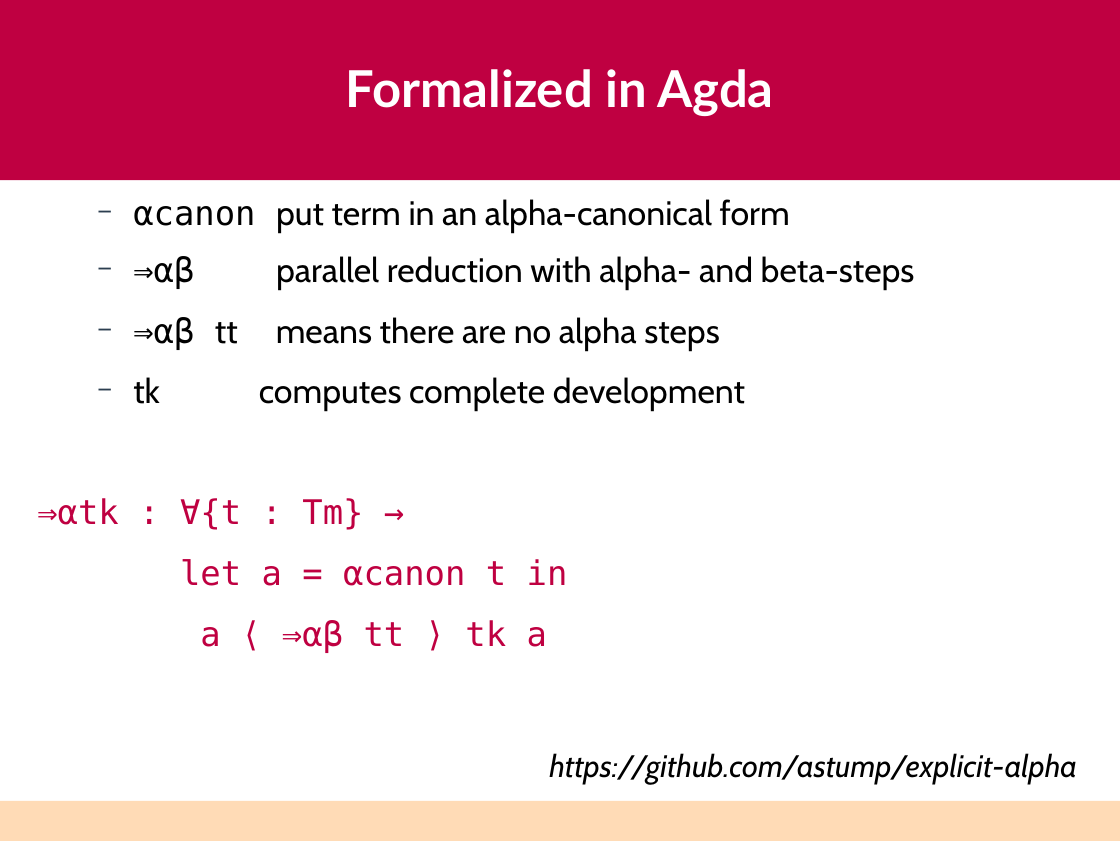
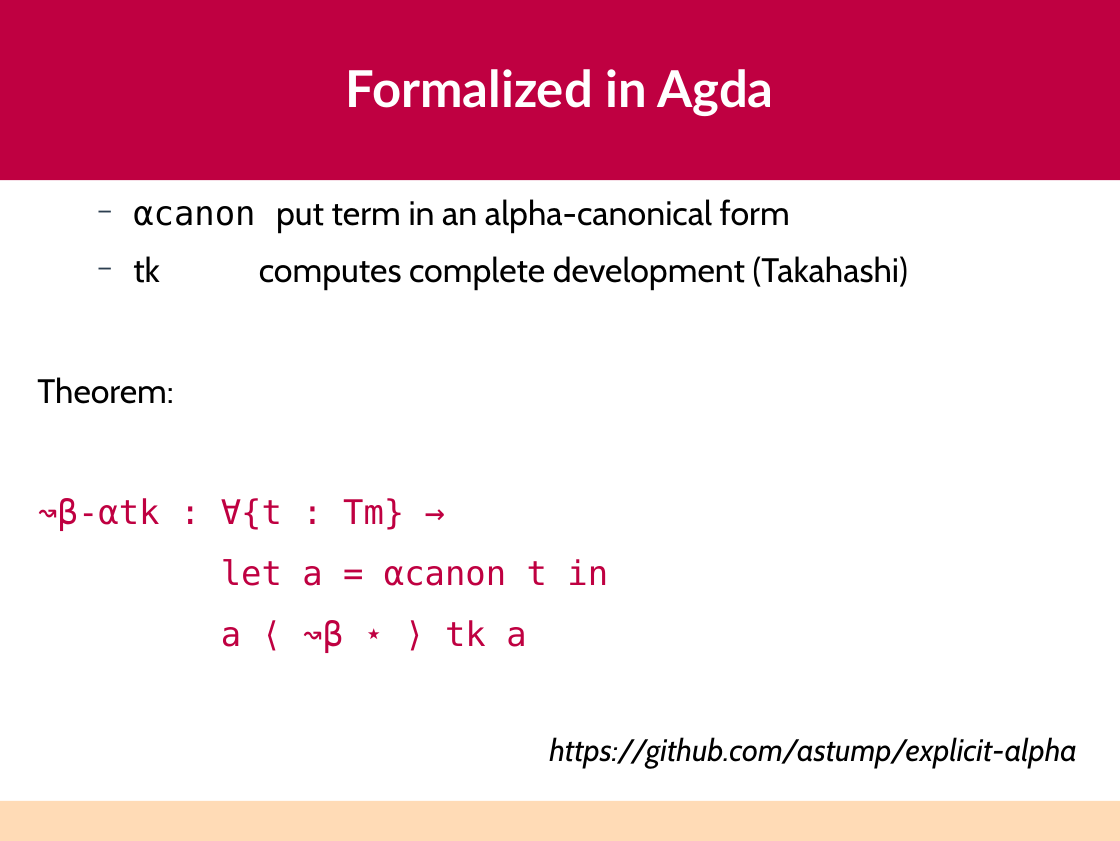
Before and after one commit to astump/explicit-alpha, a slide deck: slide 22 of talks/haskell-2026-lightning-talk/aaron-stump-haskell-2026.odp (slide 13 before the commit). Drawn at 1120x841 pixels with LibreOffice and Linux fonts; fonts in the diff are those of the drawing. Boxes give left, top, right and bottom in pixels: in the first picture for what was removed or moved away, otherwise in the second. Text is boxed around its words. In the diff, an @@ line names an element or a change of style, - is before the commit and + after.

```diff
--- a/talks/haskell-2026-lightning-talk/aaron-stump-haskell-2026.odp
+++ b/talks/haskell-2026-lightning-talk/aaron-stump-haskell-2026.odp
@@ text at (37,256,908,531): text changed @@
-  − ⇒αβ parallel reduction with alpha- and beta-steps
-  − ⇒αβ tt means there are no alpha steps
-  − tk computes complete development
-⇒αtk : ∀{t : Tm} →
+  − tk computes complete development (Takahashi)
+Theorem:
+↝β-αtk : ∀{t : Tm} →
@@ text at (221,620,526,653): text changed @@
-a ⟨ ⇒αβ tt ⟩ tk a
+a ⟨ ↝β ⋆ ⟩ tk a
```
Also in this commit, not shown: 5 other slides changed, 12 slides added.
